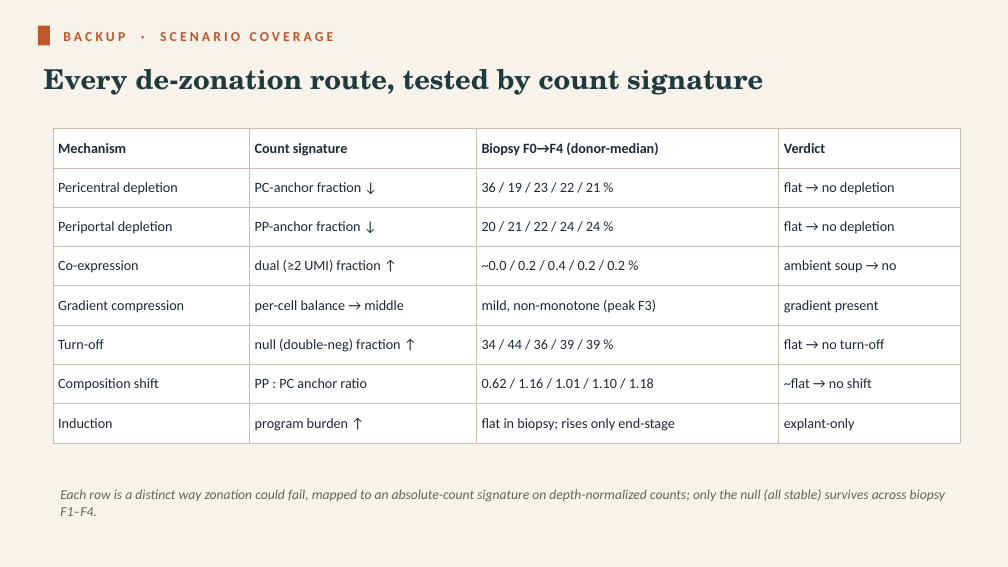
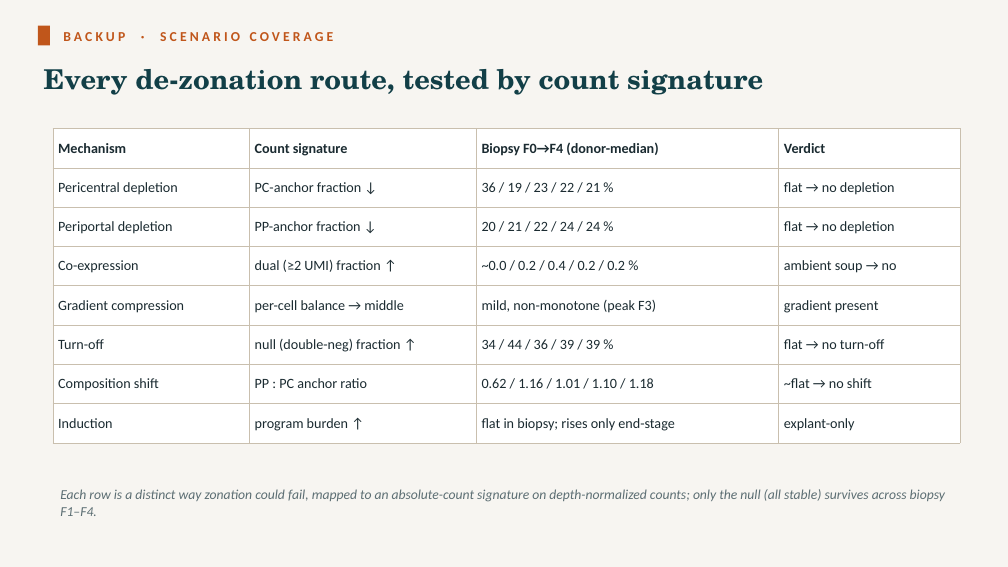
Before and after one commit to roeetekoah/liver-zonation, a slide deck: slide 22 of presentation/MASLD_zonation.pptx (slide 21 before the commit). Drawn at 1008x567 pixels with LibreOffice and Linux fonts; fonts in the diff are those of the drawing. Boxes give left, top, right and bottom in pixels: in the first picture for what was removed or moved away, otherwise in the second. Text is boxed around its words. In the diff, an @@ line names an element or a change of style, - is before the commit and + after.

```diff
--- a/presentation/MASLD_zonation.pptx
+++ b/presentation/MASLD_zonation.pptx
@@ background #F7F3EB to #F7F5F1 @@
@@ rectangle at box(38, 26, 50, 45): fill #C0562B to #C0561B @@
@@ text "BACKUP · SCENARIO COVERAGE" at box(63, 32, 334, 41): text colour #C0562B to #C0561B @@
@@ text "Each row is a distinct ..." at box(60, 489, 945, 516): text colour #6B6256 to #5C6E73 @@
```
Also in this commit, not shown: 20 other slides changed, 1 slide added, 1 other file.
